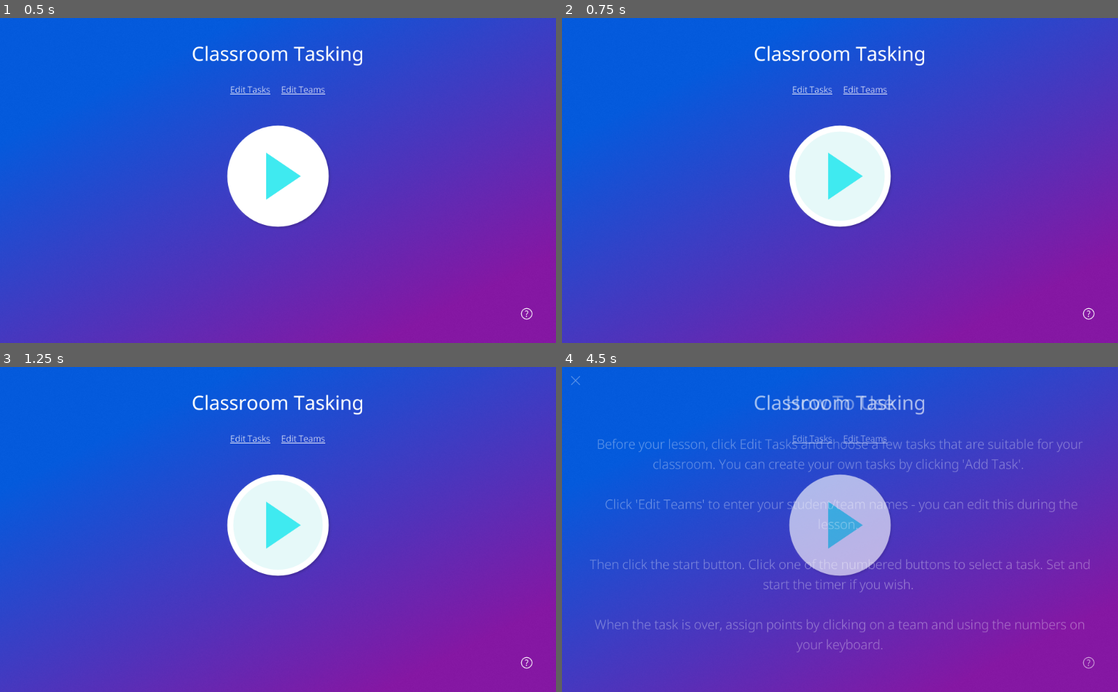
Above: before the commit, frames 1-4 (two rows, left to right).
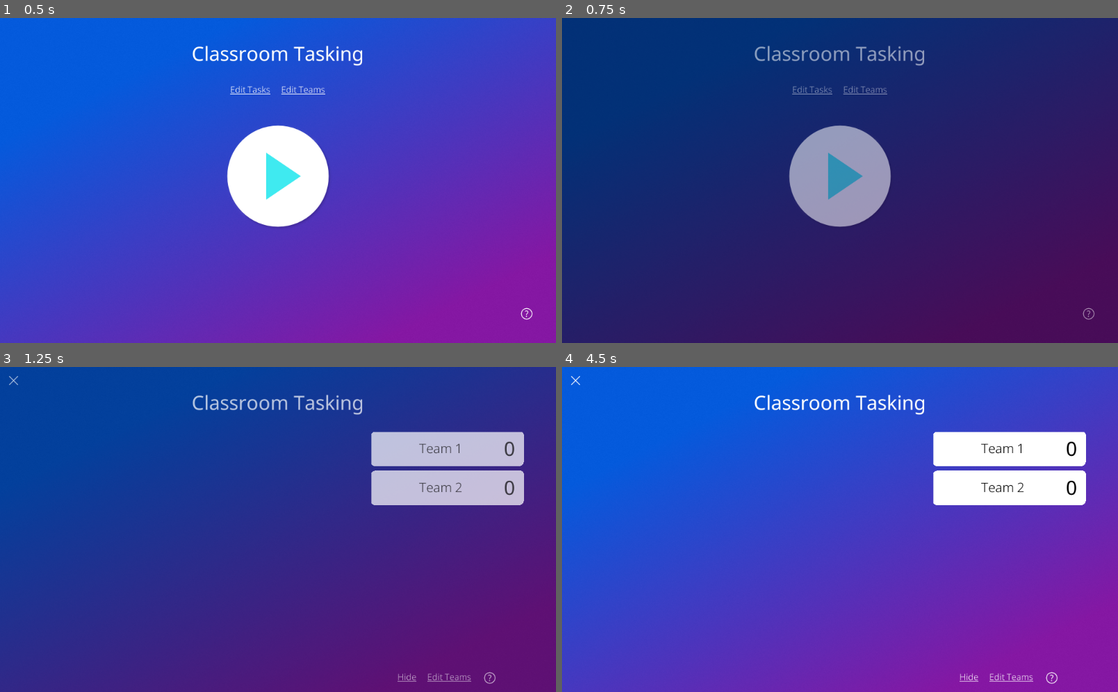
Above: after the commit, the same moments.

Repository: albaileyapps/classroom-tasking
Game: Godot game, scene res://main.tscn
Two runs of this game, one before a commit and one after it. Both use one fixed random seed, a clock stepped at 60 frames per second and the inputs below.
Inputs (mouse positions are in pixels of both pictures, inside the frame that each line leads up to):
- Up to frame 1 (0.5 s): no input
- Up to frame 2 (0.75 s): click (840, 177) at 0.5 s
- Up to frame 3 (1.25 s): no input
- Up to frame 4 (4.5 s): click (840, 526) at 1.27 s; tap Enter at 2 s; move the mouse to (962, 513) at 2.02 s; hold Up (ui_up) 2.03-2.78 s; click (962, 513) at 2.17 s; move the mouse to (728, 545) at 2.77 s; hold Down (ui_down) 2.78-3.53 s; tap Space at 3.5 s; move the mouse to (895, 458) at 3.52 s; hold Up (ui_up) 3.53-4.25 s; click (1090, 662) at 4.27 s

Frame 1 is identical in both runs. In frame 2, 100% of the frame differs, in the area x 0-100%, y 0-100%; in frame 3, 100%; in frame 4, 14%.

Commit message:
Use a Session for GameScene
GameScene now gets setup with a session object. This contains teams and tasks.
Cannot yet load and save sessions. Also no step to let user choose a title for the new session.

Diff:
--- a/components/EditTeamsListItem.gd
+++ b/components/EditTeamsListItem.gd
@@ -18,12 +18,10 @@
 
 func _on_TeamNameTextEdit_text_changed(p_text):
 	team.team_name = p_text
-	team.save()
 
 func _on_TeamScoreTextEdit_text_changed(p_text):
 	print(p_text)
 	team.score = int(p_text)
-	team.save()
 
 func _on_RemoveButton_pressed():
 	SoundManager.play(SoundManager.CLICK)
--- a/components/Scoreboard.gd
+++ b/components/Scoreboard.gd
@@ -1,6 +1,6 @@
 extends Control
 
-var teams = preload("res://resources/teams.tres")
+var teams: Teams
 var team_label = preload("res://components/ScoreboardListItem.tscn")
 var selected_team
 onready var team_labels_vbox = $MarginContainer/TeamLabelsVBox
@@ -9,9 +9,15 @@
 
 # Called when the node enters the scene tree for the first time.
 func _ready():
+	print("scoreboard ready")
+
+
+#call this before adding to scene
+func setup(p_teams):
+	print("scoreboard setup")
+	teams = p_teams
 	build_team_list()
-	teams.connect("changed", self, "build_team_list")
-
+#	teams.connect("changed", self, "build_team_list")
 
 func build_team_list():
 	remove_list_items()
--- a/resources/task.gd
+++ b/resources/task.gd
@@ -6,15 +6,17 @@
 export var description: String setget _set_description
 export var tags = [] setget _set_tags
 export var is_selected = false setget _set_is_selected
+export var is_completed = false setget _set_is_completed
 export var date_created: int = 0 setget _set_date_created
 
 #overriding _init must have default values set for all args for ResourceSaver/Loader to work properly
-func _init(p_id = "", p_title = "", p_description = "", p_tags = [], p_is_selected = false, p_date_created = 0):
+func _init(p_id = "", p_title = "", p_description = "", p_tags = [], p_is_selected = false, p_is_completed = false, p_date_created = 0):
 	id = p_id
 	title = p_title
 	description = p_description
 	tags = p_tags
 	is_selected = p_is_selected
+	is_completed = p_is_completed
 	date_created = p_date_created
 
 func _set_title(p_title):
@@ -33,6 +35,10 @@
 	is_selected = p_val
 	emit_changed()
 
+func _set_is_completed(p_val):
+	is_completed = p_val
+	emit_changed()
+
 func add_tag(p_tag):
 	tags.append(p_tag)
 	emit_changed()
--- a/resources/tasks.gd
+++ b/resources/tasks.gd
@@ -27,3 +27,10 @@
 func remove_task(p_task):
 	list.erase(p_task)
 	emit_changed()
+
+func get_duplicate() -> Tasks:
+	var duplicate_tasks = self.duplicate(false)
+	duplicate_tasks.list = []
+	for task in list:
+		duplicate_tasks.add_task(task.duplicate())
+	return duplicate_tasks
--- a/resources/team.gd
+++ b/resources/team.gd
@@ -30,8 +30,3 @@
 
 func _set_date_created(p_date):
 	date_created = p_date
-
-func save():
-	if date_created == 0:
-		date_created = OS.get_system_time_msecs()
-	var error = ResourceSaver.save(Consts.TEAM_SAVE_PATH + id + ".tres", self)
--- a/resources/teams.gd
+++ b/resources/teams.gd
@@ -7,18 +7,21 @@
 			return true
 		return false
 
-export var list = []
+export(Array, Resource) var list = [Team.new("0001", "Team 1", 0, 0), Team.new("0002", "Team 2", 0, 0)]
 
 # Called when the node enters the scene tree for the first time.
 func _init():
+	for team in list:
+		print("connecting team signal")
+		team.connect("changed", self, "emit_changed")
 	list.sort_custom(CustomSorterTeam, "sort")
+
 
 func add_team(p_team):
 	list.push_front(p_team)
+	p_team.connect("changed", self, "emit_changed")
 	emit_changed()
 
 func remove_team(p_team):
 	list.erase(p_team)
-	var dir = Directory.new()
-	dir.remove(Consts.TEAM_SAVE_PATH + String(p_team.id) + ".tres")
 	emit_changed()
--- a/scenes/EditTeams.gd
+++ b/scenes/EditTeams.gd
@@ -1,6 +1,6 @@
 extends "res://scenes/SceneBase.gd"
 
-var teams = preload("res://resources/teams.tres")
+var teams: Teams
 var team_list_item = preload("res://components/EditTeamsListItem.tscn")
 
 var rng = RandomNumberGenerator.new()
@@ -9,6 +9,9 @@
 	rng.randomize()
 	build_list()
 	teams.connect("changed", self, "on_teams_changed")
+
+func setup(p_teams):
+	teams = p_teams
 
 func build_list():
 	for team in teams.list:
@@ -26,6 +29,9 @@
 	get_node("%TeamList").add_child(list_item)
 
 func on_teams_changed():
+	pass
+
+func rebuild_list():
 	remove_list_items()
 	build_list()
 
@@ -35,10 +41,11 @@
 	var id = String(rng.randi_range(0, 10000000))
 	var team = Team.new(id, "New Team", 0)
 	teams.add_team(team)
-	team.save()
+	rebuild_list()
 
 func remove_team(p_team):
 	teams.remove_team(p_team)
+	rebuild_list()
 
 func _on_ResetScoresButton_pressed():
 	SoundManager.play(SoundManager.CLICK)
--- a/scenes/GameScene.gd
+++ b/scenes/GameScene.gd
@@ -3,8 +3,8 @@
 onready var show_hide_scores_button = $CanvasLayer/Control/HBoxContainer2/HBoxContainer/ShowHideScoresButton
 onready var scoreboard = $CanvasLayer/Control/VBoxContainer/HBoxContainer/Scoreboard
 
+var session: Session
 
-var tasks = preload("res://resources/tasks.tres")
 var task_button = preload("res://components/TaskButton.tscn")
 var task_scene = preload("res://scenes/TaskScene.tscn")
 
@@ -13,11 +13,18 @@
 
 # Called when the node enters the scene tree for the first time.
 func _ready():
+	print("gamescene ready")
 	var selected_tasks = []
-	for task in tasks.list:
+	for task in session.tasks.list:
 		if task.is_selected:
 			selected_tasks.append(task)
 	setup_button_grid(selected_tasks)
+	scoreboard.setup(session.teams)
+
+#call this before adding to scene
+func setup(p_session):
+	print("gamescene setup")
+	session = p_session
 
 func setup_button_grid(p_selected_tasks):
 	for i in p_selected_tasks.size():
@@ -48,11 +55,13 @@
 func _on_EditTeamsButton_pressed():
 	SoundManager.play(SoundManager.CLICK)
 	var scene = load("res://scenes/EditTeams.tscn").instance()
+	scene.setup(session.teams)
 	scene.connect("remove_scene", self, "remove_edit_scene", [scene])
 	add_child_scene(scene, 0.0, FADE_DURATION)
 
 func remove_edit_scene(p_scene):
 	p_scene.fade_out_and_remove(0.0, FADE_DURATION)
+	scoreboard.build_team_list()
 
 func _on_ShowHideScoresButton_pressed():
 	SoundManager.play(SoundManager.CLICK)
@@ -63,3 +72,7 @@
 func _on_HelpButton_pressed():
 	SoundManager.play(SoundManager.CLICK)
 	show_alert("SCORES", "Click on a team to select it. Use the number buttons on your keyboard to assign points to the selected team.")
+
+func save_session():
+	var error = ResourceSaver.save(Consts.SESSION_SAVE_FILE % session.id, session)
+	print("GameScene saving session: ", error)
--- a/scenes/MainMenu.gd
+++ b/scenes/MainMenu.gd
@@ -1,6 +1,5 @@
 extends "res://scenes/SceneBase.gd"
 
-#var game_scene = preload("res://scenes/GameScene.tscn")
 var tasks_default = preload("res://resources/tasks_default.tres")
 
 # Called when the node enters the scene tree for the first time.
@@ -22,19 +21,23 @@
 	add_child_scene(scene, FADE_DURATION, FADE_DURATION)
 
 func _on_EditTeamsButton_pressed():
-	SoundManager.play(SoundManager.CLICK)
-	var scene = load("res://scenes/EditTeams.tscn")
-	scene.ssss(tasks_default)
-#	scene.connect("remove_scene", self, "remove_child_and_fade_in", [scene])
-	fade(0.0, 0.0, FADE_DURATION)
-#	add_child_scene(scene, FADE_DURATION, FADE_DURATION)
-
-func _on_StartButton_pressed():
 #	SoundManager.play(SoundManager.CLICK)
-#	var scene = game_scene.instance()
+#	var scene = load("res://scenes/EditTeams.tscn")
+#	scene.setup(teams_default)
 #	scene.connect("remove_scene", self, "remove_child_and_fade_in", [scene])
 #	fade(0.0, 0.0, FADE_DURATION)
 #	add_child_scene(scene, FADE_DURATION, FADE_DURATION)
+	pass
+
+func _on_StartButton_pressed():
+	SoundManager.play(SoundManager.CLICK)
+	var scene = load("res://scenes/GameScene.tscn").instance()
+	var id = RandomNumberGenerator.new().randi_range(0, 10000000)
+	var session = Session.new(String(id), "new session", 0, tasks_default.get_duplicate(), Teams.new())
+	scene.setup(session)
+	scene.connect("remove_scene", self, "remove_child_and_fade_in", [scene])
+	fade(0.0, 0.0, FADE_DURATION)
+	add_child_scene(scene, FADE_DURATION, FADE_DURATION)
 	pass
 
 func _on_HelpButton_pressed():
@@ -44,6 +47,6 @@
 	show_alert(title, message)
 
 func load_saved_defaults():
-	var saved = ResourceLoader.load(Consts.TASKS_SAVED_DEFAULTS)
-	if saved is Tasks:
-		tasks_default = saved
+	var saved_tasks = ResourceLoader.load(Consts.TASKS_SAVED_DEFAULTS)
+	if saved_tasks is Tasks:
+		tasks_default = saved_tasks
